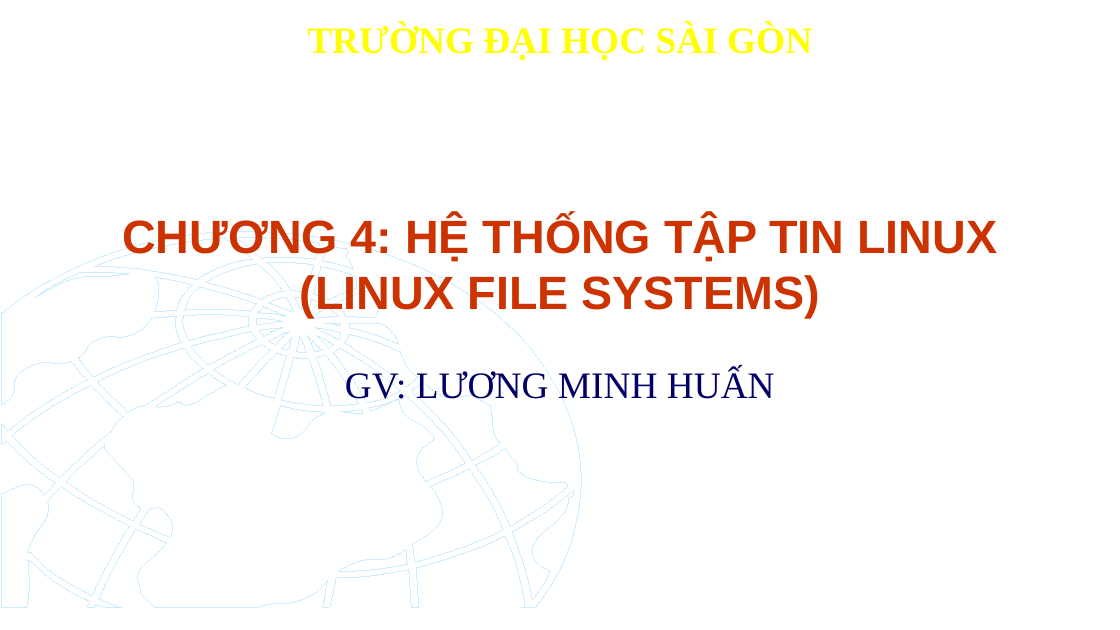
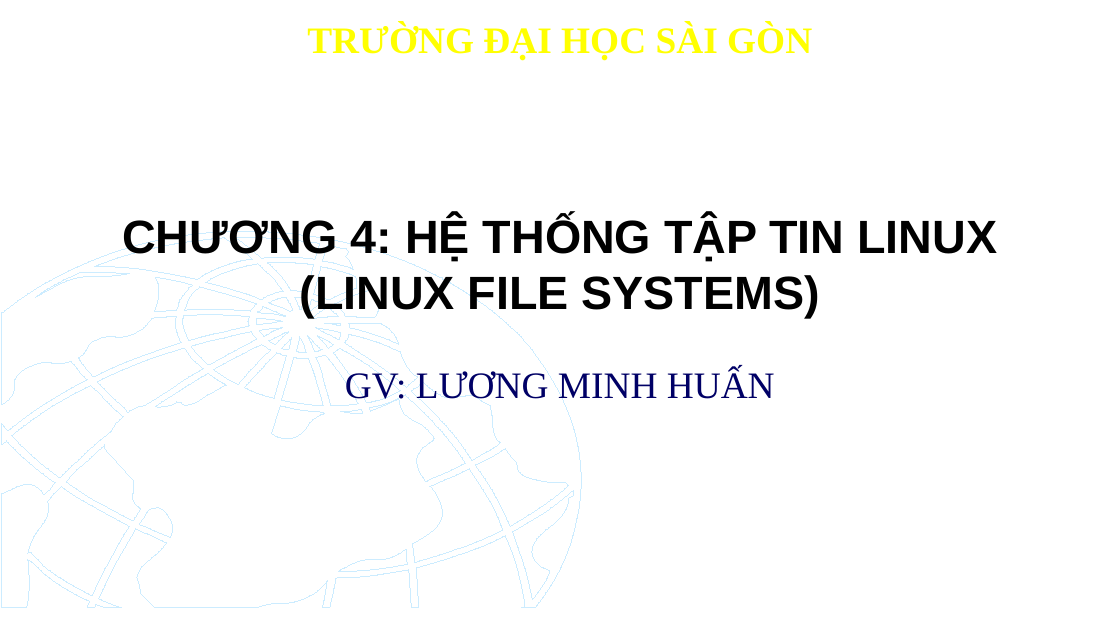
Before and after one commit to TikTzuki/SGU-Project, a slide deck: slide 1 of Open Source OS/CHƯƠNG 4.pptx. Drawn at 1120x630 pixels with LibreOffice and Linux fonts; fonts in the diff are those of the drawing; background and template pictures are left out. Boxes give left, top, right and bottom in pixels: in the first picture for what was removed or moved away, otherwise in the second. Text is boxed around its words. In the diff, an @@ line names an element or a change of style, - is before the commit and + after.

```diff
--- a/Open Source OS/CHƯƠNG 4.pptx
+++ b/Open Source OS/CHƯƠNG 4.pptx
@@ title "CHƯƠNG 4: HỆ THỐNG TẬP ..." at box(122, 217, 997, 319): text colour #CC3300 to #000000 @@
```
Also in this commit, not shown: 38 other slides changed, 11 other files.
